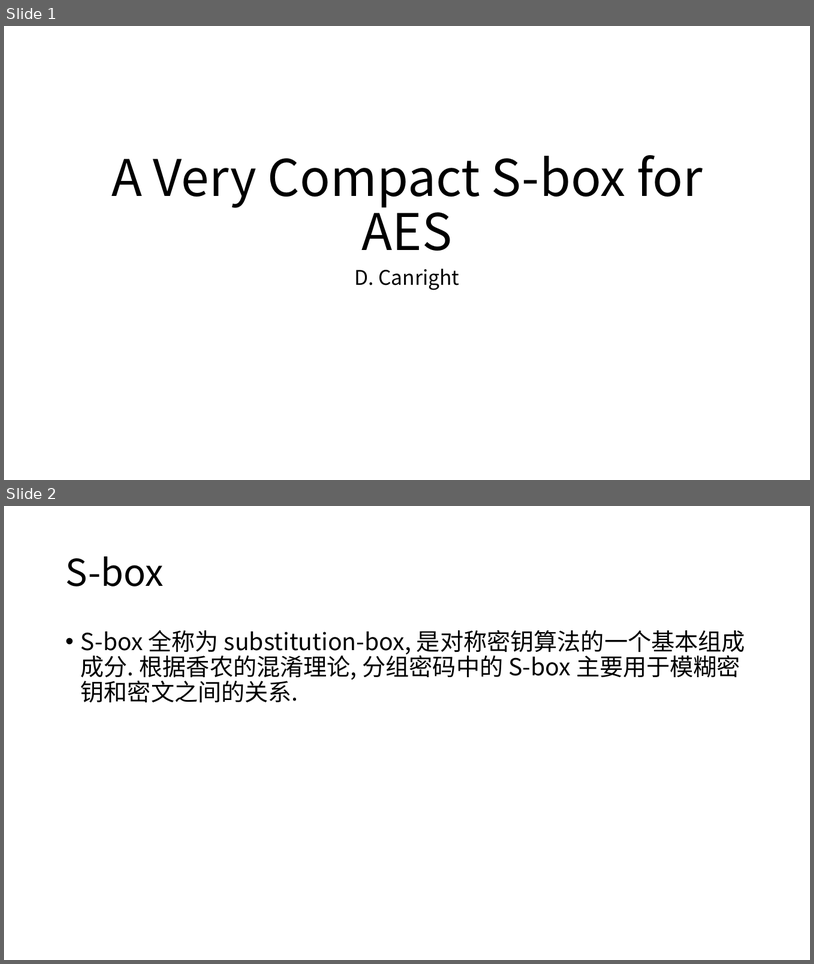
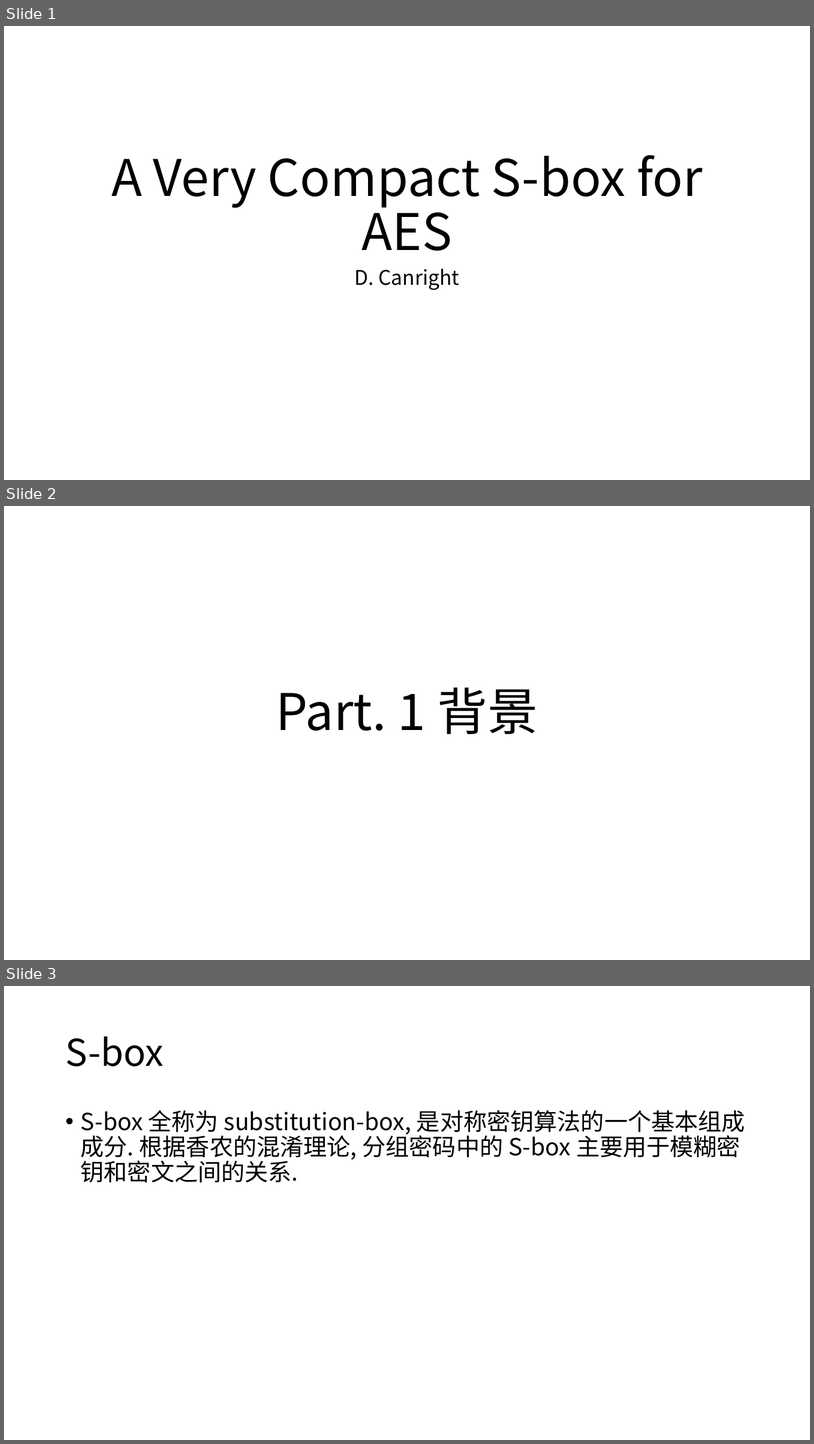
Before and after one commit to Blogg9ggg/Notes, a slide deck: A Very Compact S-box for AES/A Very Compact S-box for AES.pptm. Shown one above the other, each under a label of ours: slides 1 and 2 before the commit, slides 1, 2 and 3 after it. The pictures are 814x964 and 814x1444 pixels, drawn with LibreOffice and Linux fonts; fonts in the diff are those of the drawing. Boxes give left, top, right and bottom in pixels: in the first picture for what was removed or moved away, otherwise in the second. Text is boxed around its words. In the diff, an @@ line names an element or a change of style, - is before the commit and + after.

```diff
--- a/A Very Compact S-box for AES/A Very Compact S-box for AES.pptm
+++ b/A Very Compact S-box for AES/A Very Compact S-box for AES.pptm
@@ slide 2 added at [4,506,810,960], background #FFFFFF @@
@@ title added at [276,687,538,734], 60 pt, text #000000 @@
+Part. 1 背景
@@ what was slide 2 is now slide 3 @@
```
Also in this commit, not shown: 1 slide changed, 6 other slides added.
